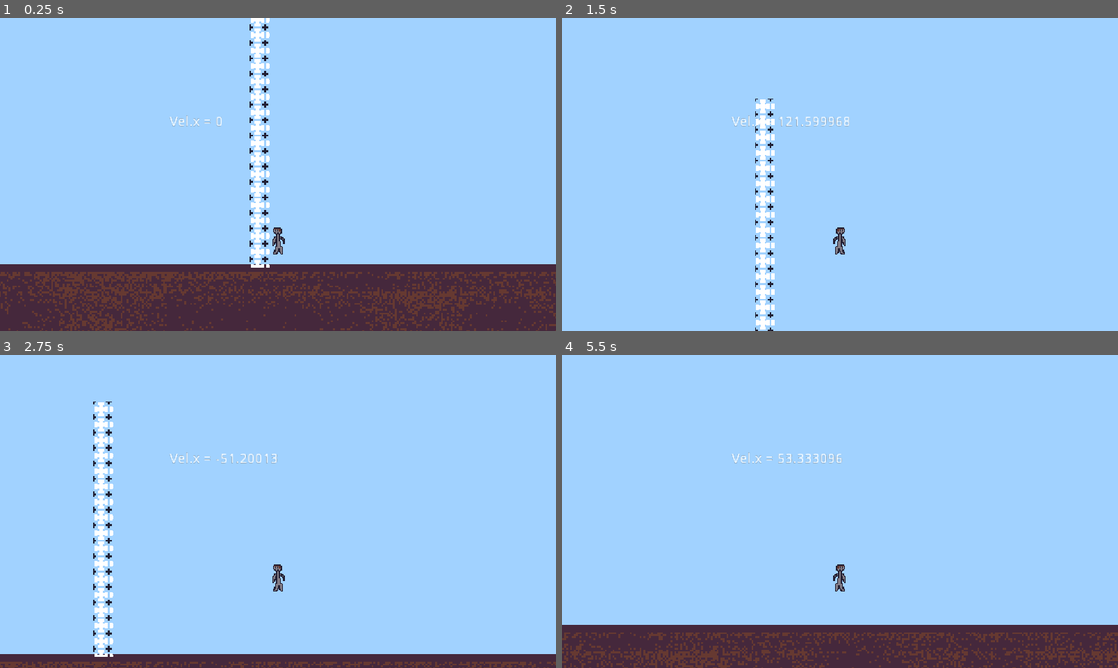
Above: before the commit, frames 1-4 (two rows, left to right).
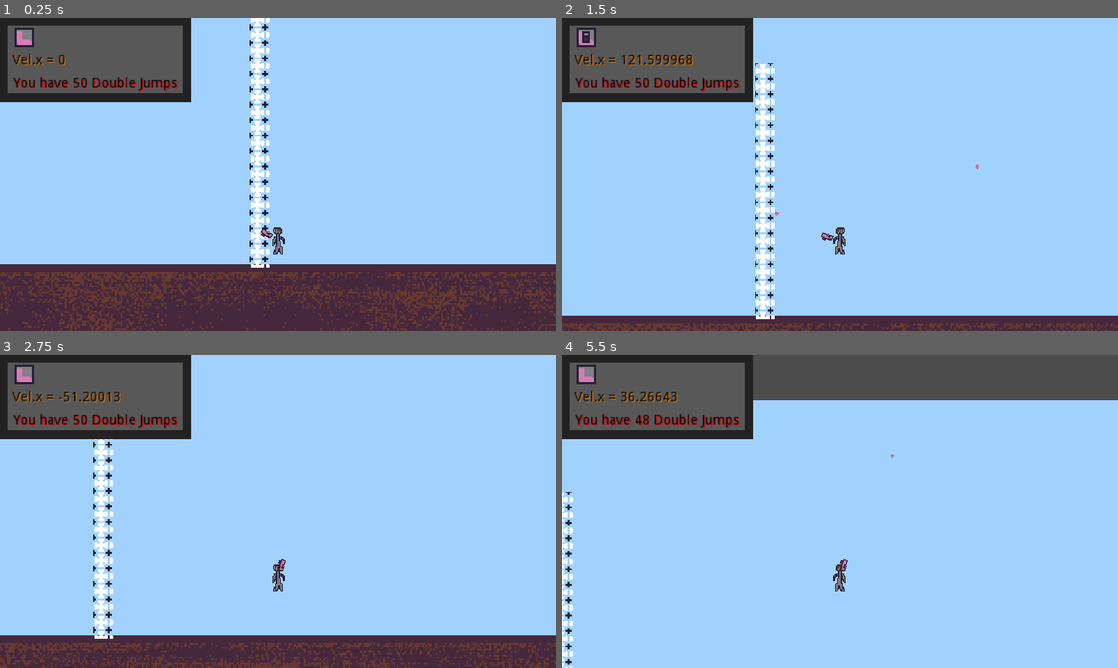
Above: after the commit, the same moments.

Repository: E3BB/Pinkbulls
Game: Godot game, scene res://Scenes/Part1/World/PartOne.tscn
Two runs of this game, one before a commit and one after it. Both use one fixed random seed, a clock stepped at 60 frames per second and the inputs below. The project has no main scene, so this scene is started directly.
Inputs (mouse positions are in pixels of both pictures, inside the frame that each line leads up to):
- Up to frame 1 (0.25 s): no input
- Up to frame 2 (1.5 s): move the mouse to (962, 158) at 0.52 s; hold D (Right) from 0.53 s (still down); tap Space (LockBoots, bound only after the commit) at 0.6 s; tap W (Jump) at 0.77, 1.07 s; click (962, 158) at 0.8 s; move the mouse to (728, 190) at 1.27 s; click (728, 190) at 1.35 s
- Up to frame 3 (2.75 s): tap W (Jump) at 1.52, 1.55, 1.82 s; move the mouse to (333, 442) at 2.02 s; release D (Right) at 2.03 s; hold A (Left) from 2.03 s (still down); hold W (Jump) from 2.03 s (still down); tap Space (LockBoots, bound only after the commit) at 2.3 s
- Up to frame 4 (5.5 s): move the mouse to (812, 574) at 2.77 s; release A (Left) at 2.78 s; release W (Jump) at 2.78 s; hold D (Right) 2.78-4.28 s; tap Space (LockBoots, bound only after the commit) at 2.85, 4.35 s; tap W (Jump) at 3.02, 3.32, 4.52, 4.82 s; click (812, 574) at 3.05 s; move the mouse to (1006, 558) at 3.52 s; hold W (Jump) 3.53-4.28 s; click (1006, 558) at 3.6 s; move the mouse to (673, 464) at 4.27 s; hold A (Left) 4.28-5.03 s; move the mouse to (867, 511) at 5.02 s; hold D (Right) from 5.03 s (still down); click (867, 511) at 5.1 s

The runs differ from the first frame. In frame 1, 9.4% of the frame differs, in the area x 0-50%, y 0-71%; in frame 2, 16%; in frame 3, 18%; in frame 4, 33%, in the area x 0-100%, y 0-100%.

Commit message:
Added Gun, Drop, Cloudjump Limit, other minor changes
+Gun, +Pinkbull Drops, +Cloudjump Limit (50 jumps), +Cloudjumper Boots Lock & icon, =Jumping

Diff:
--- /dev/null
+++ b/Scenes/Part1/PinkbullDrop/PinkbullDrop.gd
@@ -0,0 +1,23 @@
+extends KinematicBody2D
+
+# Variables
+var goDir : float # A rotation
+var timeToDie : float = 5 # Time (Seconds) till disapear
+var speed : float = 20 # Speed of drop
+
+func _physics_process(delta):
+
+	# Move it
+	move_and_slide(Vector2(speed * 16, 0).rotated(goDir))
+
+	# Dye it
+	if timeToDie > 0:
+		timeToDie -= delta
+	else:
+		queue_free()
+
+
+
+# Called every frame. 'delta' is the elapsed time since the previous frame.
+#func _process(delta):
+#	pass
--- /dev/null
+++ b/Scenes/Part1/PinkbullDrop/PinkbullDrop.tscn
@@ -0,0 +1,13 @@
+[gd_scene load_steps=3 format=2]
+
+[ext_resource path="res://Scenes/Part1/PinkbullDrop/PinkbullDrop.png" type="Texture" id=1]
+[ext_resource path="res://Scenes/Part1/PinkbullDrop/PinkbullDrop.gd" type="Script" id=2]
+
+[node name="PinkbullDrop" type="KinematicBody2D"]
+script = ExtResource( 2 )
+
+[node name="CollisionPolygon2D" type="CollisionPolygon2D" parent="."]
+polygon = PoolVector2Array( -1, -2, 1, -2, 1, -1, 2, -1, 2, 1, 1, 1, 1, 2, -1, 2, -1, 1, -2, 1, -2, -1, -1, -1 )
+
+[node name="Sprite" type="Sprite" parent="."]
+texture = ExtResource( 1 )
--- a/Scenes/Part1/Player/Player.tscn
+++ b/Scenes/Part1/Player/Player.tscn
@@ -1,13 +1,32 @@
-[gd_scene load_steps=3 format=2]
+[gd_scene load_steps=6 format=2]
 
 [ext_resource path="res://Scenes/Part1/Player/PlayerScripts/Player.gd" type="Script" id=1]
 [ext_resource path="res://Scenes/Part1/Player/PlayerResources/Player.png" type="Texture" id=2]
+[ext_resource path="res://Scenes/Part1/Player/PlayerResources/Gun.png" type="Texture" id=3]
+[ext_resource path="res://Scenes/Part1/Player/PlayerScripts/Gun.gd" type="Script" id=4]
+[ext_resource path="res://Scenes/Part1/Player/PlayerResources/LockedBoots.png" type="Texture" id=5]
 
 [node name="Player" type="KinematicBody2D"]
 script = ExtResource( 1 )
 
+[node name="LockBootsIndicator" type="Sprite" parent="."]
+scale = Vector2( 2, 2 )
+z_index = 1
+texture = ExtResource( 5 )
+hframes = 2
+frame = 1
+
 [node name="CollisionPolygon2D" type="CollisionPolygon2D" parent="."]
-polygon = PoolVector2Array( -5, -13, -5, -3, -6, -2, -6, 5, -4, 5, -3, 9, -4, 9, -5, 11, -5, 14, 5, 14, 5, 6, 5, 3, 7, 3, 7, -3, 5, -5, 4, -13, 3, -14, -4, -14 )
+polygon = PoolVector2Array( -5, -13, -5, -8.99505, -3, -7, -3, -5, -4, -5, -5, -3, -6, -2, -6, 5, -3, 5, -3, 9, -4, 9, -5, 11, -5, 14, 5, 14, 5, 6, 4, 3, 7, 3, 7, -3, 5, -5, 2, -5, 4, -8, 4, -13, 3, -14, -4, -14 )
 
 [node name="Sprite" type="Sprite" parent="."]
 texture = ExtResource( 2 )
+
+[node name="Gun" type="Sprite" parent="."]
+z_index = 1
+texture = ExtResource( 3 )
+offset = Vector2( 14, 0 )
+script = ExtResource( 4 )
+
+[node name="Position2D" type="Position2D" parent="Gun"]
+position = Vector2( 20, -1.89943 )
--- /dev/null
+++ b/Scenes/Part1/Player/PlayerScripts/Gun.gd
@@ -0,0 +1,17 @@
+extends Sprite
+
+# Variables
+
+
+# Physics Process
+func _physics_process(delta):
+
+	# Rotation
+	rotation = $"..".get_local_mouse_position().angle()
+
+	# Bullet
+	if Input.is_action_just_pressed("Shoot"):
+		var bullet = load("res://Scenes/Part1/PinkbullDrop/PinkbullDrop.tscn").instance()
+		get_node("/root/Node2D/Drops").add_child(bullet)
+		bullet.position = $Position2D.global_position
+		bullet.goDir = rotation
--- a/Scenes/Part1/Player/PlayerScripts/Player.gd
+++ b/Scenes/Part1/Player/PlayerScripts/Player.gd
@@ -1,6 +1,7 @@
 extends KinematicBody2D
 
 # Variables
+
 var vel : Vector2 # Velocity
 var inputLR : float # Left/Right input, expressed from -1 to 1
 var acc : float = 128 # Player Acceleration
@@ -8,23 +9,39 @@
 var jump_strength : float = 256 # Jump Strength (How much speed you get when you jump)
 var drag : float = 256 # Drag force, measured in pixels per second per second
 var stopPower : float = 512 # Power of Stopping (When you move a different way than velocity)
-var hasDoubleJump : bool = false # Can the player double jump now?
+var soleLeft : int = 50 # How many sole-jumps the player has in their sole
+var bootsLocked : bool = false # Are the cloud-jumpers locked?
+
+
+# On Ready
+func _ready():
+
+	# Double Jump Indicator
+	$"LockBootsIndicator".position = $"/root/Node2D/LockBootsSpot".position
+
 
 # Physics Process Run
 func _physics_process(delta):
 
 	# Set Input
+
 	inputLR = (Input.get_action_strength("Right") - Input.get_action_strength("Left"))
 	$"Sprite".flip_h = true if inputLR > 0 else false
 
+
 	# Gravity
+
 	vel.y += gravity * delta
 	vel.y = 0 if is_on_floor() else vel.y
 
+
 	# Velocity Check for Walls
+
 	vel.x = 0 if is_on_wall() else vel.x
 
+
 	# Drag Calculations & Opposite-Direction-Speed
+
 	vel.x -= drag * delta if inputLR == 0 && vel.x > 0 and is_on_floor() else 0
 	vel.x += drag * delta if inputLR == 0 && vel.x < 0 and is_on_floor() else 0
 	vel.x = 0 if vel.x < drag * delta && vel.x > 0 && is_on_floor() && inputLR == 0 else vel.x
@@ -33,25 +50,37 @@
 	vel.x -= abs(inputLR) * stopPower * delta if inputLR < 0 && vel.x > 0 else 0
 	vel.x -= -abs(inputLR) * stopPower * delta if inputLR > 0 && vel.x < 0 else 0
 
+
 	# Left-Right Input
+
 	vel.x += inputLR * acc * delta
 
+
 	# Jump & Double Jump & Wall Jump
-	# PS!!! WHAT IF THE PLAYER ONLY HAD A LIMITED AMOUNT OF DOUBLE JUMPS?
-	hasDoubleJump = true if is_on_floor() or is_on_wall() else hasDoubleJump
+
+	if Input.is_action_just_pressed("LockBoots"):
+		bootsLocked = !bootsLocked
 
 	if Input.is_action_pressed("Jump") && is_on_floor():
 		vel.y -= jump_strength
-	elif Input.is_action_just_pressed("Jump") && not is_on_floor() && hasDoubleJump:
-		hasDoubleJump = false
+	elif Input.is_action_just_pressed("Jump") && is_on_wall() && vel.x != 0:
+		vel.x = jump_strength * (-vel.x / abs(vel.x)) / 3
 		vel.y = -jump_strength
-	elif Input.is_action_just_pressed("Jump") && is_on_wall() && vel.x != 0:
-		vel.x = -vel.x
-		vel.y = -jump_strength
-		hasDoubleJump = true
+	elif Input.is_action_just_pressed("Jump") && soleLeft > 0 && bootsLocked == false:
+		soleLeft -= 1
+		vel.y -= jump_strength * 0.6 if vel.y < 0 else 0
+		vel.y = -jump_strength * 0.8 if vel.y > 0 else vel.y
+		vel.x += inputLR * acc * 0.4
+
+	$"LockBootsIndicator".frame = 1 if bootsLocked == false else 0
+
 
 	# Move
+
 	move_and_slide(vel, Vector2(0, -1))
 
-	# Update Speed Label
-	$"Camera2D/Label".text = "Vel.x = " + String(vel.x)
+
+	# Update Speed & Cloud-Jumps Label
+
+	$"%Camera2D/Label".text = "Vel.x = " + String(vel.x)
+	$"%Camera2D/Label2".text = "You have " + String(soleLeft) + " Double Jumps"
--- a/Scenes/Part1/World/PartOne.tscn
+++ b/Scenes/Part1/World/PartOne.tscn
@@ -1,8 +1,9 @@
-[gd_scene load_steps=6 format=2]
+[gd_scene load_steps=7 format=2]
 
 [ext_resource path="res://Scenes/Part1/Player/Player.tscn" type="PackedScene" id=1]
 [ext_resource path="res://Scenes/Part1/World/WorldResources/PartOneBG.png" type="Texture" id=2]
 [ext_resource path="res://Scenes/Sprite-0001.png" type="Texture" id=3]
+[ext_resource path="res://Scenes/Part1/World/WorldScripts/Camera2D.gd" type="Script" id=4]
 
 [sub_resource type="RectangleShape2D" id=1]
 extents = Vector2( 1024, 39 )
@@ -25,17 +26,7 @@
 shape = SubResource( 1 )
 
 [node name="Player" parent="." instance=ExtResource( 1 )]
-
-[node name="Camera2D" type="Camera2D" parent="Player"]
-position = Vector2( 0, -69 )
-current = true
-zoom = Vector2( 0.3, 0.3 )
-
-[node name="Label" type="Label" parent="Player/Camera2D"]
-margin_left = -112.0
-margin_top = -61.0
-margin_right = -106.0
-margin_bottom = -47.0
+unique_name_in_owner = true
 
 [node name="LStopper" type="StaticBody2D" parent="."]
 position = Vector2( -19, 1 )
@@ -49,3 +40,51 @@
 texture = ExtResource( 3 )
 region_enabled = true
 region_rect = Rect2( 0, 0, 20.4468, 264.554 )
+
+[node name="Drops" type="Node2D" parent="."]
+
+[node name="LockBootsSpot" type="Position2D" parent="."]
+position = Vector2( -263, -211 )
+
+[node name="Camera2D" type="Camera2D" parent="."]
+unique_name_in_owner = true
+position = Vector2( 0, -69 )
+current = true
+zoom = Vector2( 0.3, 0.3 )
+script = ExtResource( 4 )
+
+[node name="ColorRect" type="ColorRect" parent="Camera2D"]
+show_behind_parent = true
+margin_left = -280.0
+margin_top = -154.0
+margin_right = -237.0
+margin_bottom = -114.0
+rect_scale = Vector2( 4.21742, 1.74678 )
+color = Color( 0.345098, 0.345098, 0.345098, 1 )
+
+[node name="ColorRect2" type="ColorRect" parent="Camera2D/ColorRect"]
+show_behind_parent = true
+margin_left = -2.0
+margin_top = -5.0
+margin_right = 36.0
+margin_bottom = 37.0
+rect_scale = Vector2( 1.24, 1.2 )
+color = Color( 0.133333, 0.133333, 0.133333, 1 )
+
+[node name="Label" type="Label" parent="Camera2D"]
+margin_left = -275.0
+margin_top = -125.0
+margin_right = -197.0
+margin_bottom = -111.0
+custom_colors/font_color = Color( 0, 0, 0, 1 )
+custom_colors/font_color_shadow = Color( 1, 0.509804, 0, 1 )
+text = "X Velocity is"
+
+[node name="Label2" type="Label" parent="Camera2D"]
+margin_left = -274.0
+margin_top = -101.0
+margin_right = -157.0
+margin_bottom = -87.0
+custom_colors/font_color = Color( 0, 0, 0, 1 )
+custom_colors/font_color_shadow = Color( 1, 0, 0, 1 )
+text = "Double Jumps Left"
--- /dev/null
+++ b/Scenes/Part1/World/WorldScripts/Camera2D.gd
@@ -0,0 +1,7 @@
+extends Camera2D
+
+# No Variables Needed
+
+# Physics Process
+func _physics_process(_delta):
+	position = $"%Player".position + Vector2(0, -69)
--- a/project.godot
+++ b/project.godot
@@ -51,7 +51,6 @@
 "deadzone": 0.5,
 "events": [ Object(InputEventKey,"resource_local_to_scene":false,"resource_name":"","device":0,"alt":false,"shift":false,"control":false,"meta":false,"command":false,"pressed":false,"scancode":87,"physical_scancode":0,"unicode":0,"echo":false,"script":null)
 , Object(InputEventKey,"resource_local_to_scene":false,"resource_name":"","device":0,"alt":false,"shift":false,"control":false,"meta":false,"command":false,"pressed":false,"scancode":16777232,"physical_scancode":0,"unicode":0,"echo":false,"script":null)
-, Object(InputEventKey,"resource_local_to_scene":false,"resource_name":"","device":0,"alt":false,"shift":false,"control":false,"meta":false,"command":false,"pressed":false,"scancode":32,"physical_scancode":0,"unicode":0,"echo":false,"script":null)
 , Object(InputEventJoypadButton,"resource_local_to_scene":false,"resource_name":"","device":0,"button_index":0,"pressure":0.0,"pressed":false,"script":null)
  ]
 }
@@ -59,6 +58,17 @@
 "deadzone": 0.5,
 "events": [ Object(InputEventKey,"resource_local_to_scene":false,"resource_name":"","device":0,"alt":false,"shift":false,"control":false,"meta":false,"command":false,"pressed":false,"scancode":16777217,"physical_scancode":0,"unicode":0,"echo":false,"script":null)
 , Object(InputEventJoypadButton,"resource_local_to_scene":false,"resource_name":"","device":0,"button_index":17,"pressure":0.0,"pressed":false,"script":null)
+ ]
+}
+Shoot={
+"deadzone": 0.5,
+"events": [ Object(InputEventMouseButton,"resource_local_to_scene":false,"resource_name":"","device":0,"alt":false,"shift":false,"control":false,"meta":false,"command":false,"button_mask":0,"position":Vector2( 0, 0 ),"global_position":Vector2( 0, 0 ),"factor":1.0,"button_index":1,"pressed":false,"doubleclick":false,"script":null)
+, Object(InputEventJoypadButton,"resource_local_to_scene":false,"resource_name":"","device":0,"button_index":2,"pressure":0.0,"pressed":false,"script":null)
+ ]
+}
+LockBoots={
+"deadzone": 0.5,
+"events": [ Object(InputEventKey,"resource_local_to_scene":false,"resource_name":"","device":0,"alt":false,"shift":false,"control":false,"meta":false,"command":false,"pressed":false,"scancode":32,"physical_scancode":0,"unicode":0,"echo":false,"script":null)
  ]
 }
 
Not shown, changed: Scenes/GameOutline.txt
Binary file added: Scenes/Part1/PinkbullDrop/PinkbullDrop.png
Not shown, added: Scenes/Part1/PinkbullDrop/PinkbullDrop.png.import
Binary file added: Scenes/Part1/Player/PlayerResources/Gun.png
Not shown, added: Scenes/Part1/Player/PlayerResources/Gun.png.import
Binary file added: Scenes/Part1/Player/PlayerResources/LockedBoots.png
Not shown, added: Scenes/Part1/Player/PlayerResources/LockedBoots.png.import
